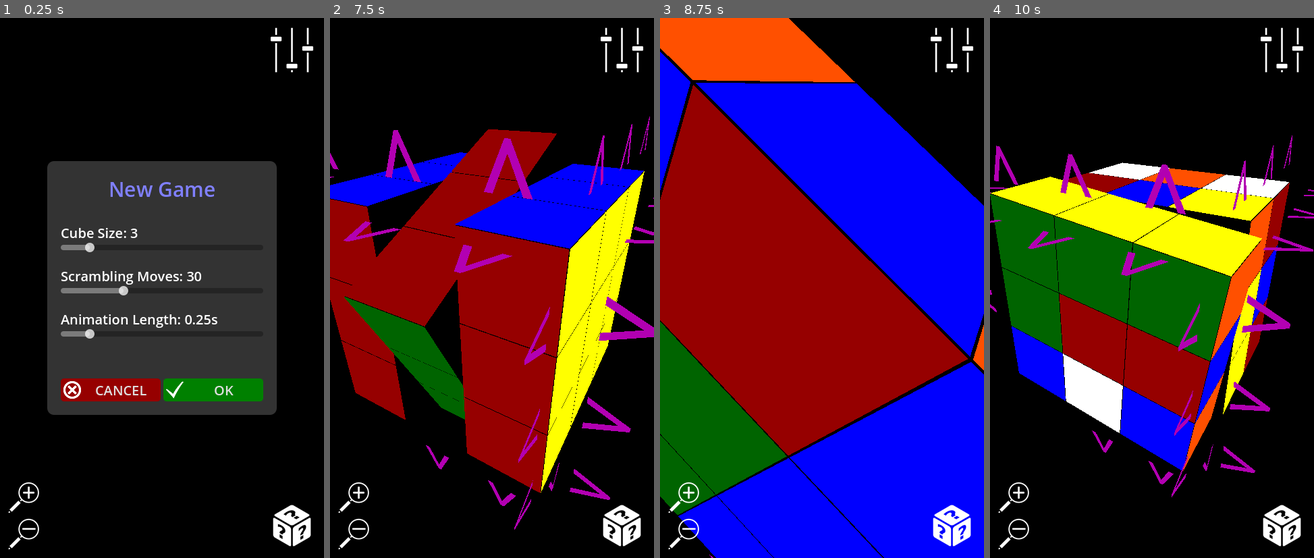
Above: before the commit, frames 1-4 (left to right).
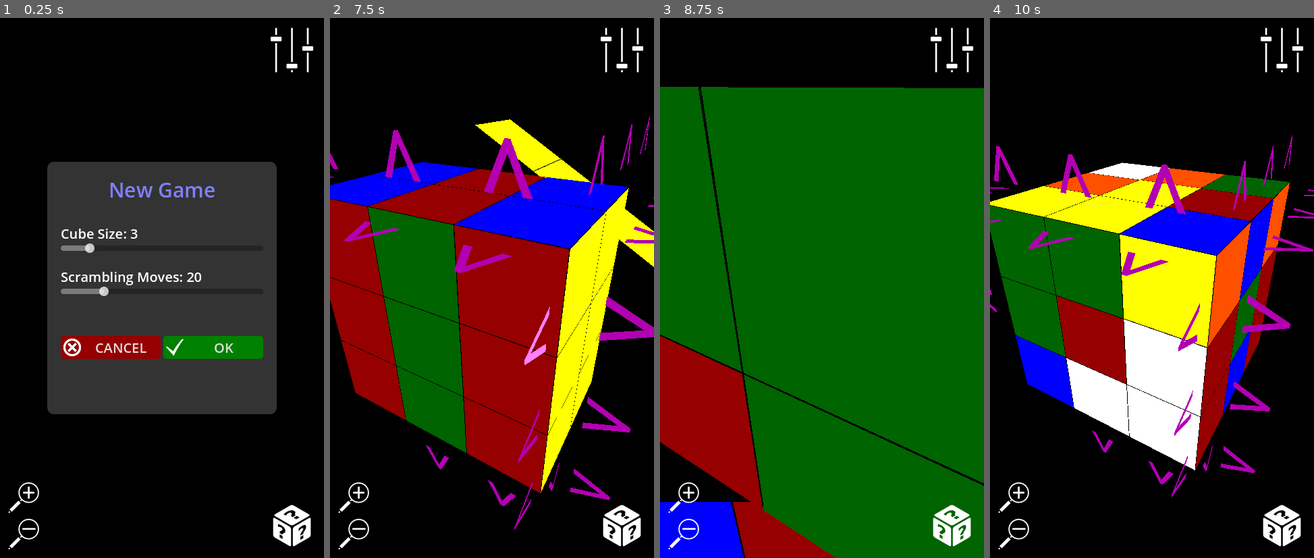
Above: after the commit, the same moments.

Repository: yannprada/n-cube
Game: Godot game, scene res://scenes/game/game.tscn
The game is run twice, just before and just after one commit, with the same random seed, the same clock (stepped at 60 frames per second) and the same inputs.
Inputs (mouse positions are in pixels of both pictures, inside the frame that each line leads up to):
- Up to frame 1 (0.25 s): no input
- Up to frame 2 (7.5 s): click (621, 50) at 0.5 s; click "CANCEL" at 1.25 s; click (621, 525) at 2 s; click (621, 525) at 2.75 s; click (352, 498) at 3.5 s; click (352, 536) at 4.25 s; click (352, 498) at 5 s; click (352, 536) at 5.75 s; click (621, 525) at 6.5 s; click "OK" at 7.25 s
- Up to frame 3 (8.75 s): click (682, 498) at 8 s
- Up to frame 4 (10 s): click (1012, 536) at 8.75 s; move the mouse to (1223, 261) at 9.52 s; tap Mouse wheel down (MWD) at 9.6 s; click (1223, 261) at 9.67 s

The runs differ from the first frame. In frame 1, 6.7% of the frame differs, in the area x 14-86%, y 26-74%; in frame 2, 12%; in frame 3, 90%, in the area x 0-100%, y 0-100%; in frame 4, 21%.

Commit message:
Removed animation length from new game menu. Added config file as Resource and save/load logic

Diff:
--- /dev/null
+++ b/config.gd
@@ -0,0 +1,13 @@
+@export_range(2, 10) var cube_size: int = 3
+@export_range(0, 100) var scrambling_moves: int = 25
+@export_range(0, 2) var animation_length: float = 0.25
+
+
+func _init(c = 3, m = 25, d = 0.25) -> void:
+	cube_size = c
+	scrambling_moves = m
+	animation_length = d
+
+
+func get_scramble_time() -> float:
+	return scrambling_moves * animation_length
--- /dev/null
+++ b/config.tres
@@ -0,0 +1,9 @@
+[gd_resource type="Resource" load_steps=2 format=3]
+
+[ext_resource type="Script" path="res://config.gd" id="1_x30i3"]
+
+[resource]
+script = ExtResource("1_x30i3")
+cube_size = 3
+scrambling_moves = 20
+animation_length = 0.1
--- a/scenes/game/UI/UI.tscn
+++ b/scenes/game/UI/UI.tscn
@@ -1,6 +1,7 @@
-[gd_scene load_steps=23 format=3 uid="uid://vyvu0gq6q5xk"]
+[gd_scene load_steps=24 format=3 uid="uid://vyvu0gq6q5xk"]
 
 [ext_resource type="Script" uid="uid://cyuyfumpe4tkw" path="res://scenes/game/UI/ui.gd" id="1_lj5up"]
+[ext_resource type="Resource" uid="uid://dgyyooy8jevvs" path="res://config.tres" id="2_1p530"]
 [ext_resource type="Texture2D" uid="uid://bgpehx85u4oo2" path="res://assets/shuffle75.png" id="2_wgnrc"]
 [ext_resource type="Texture2D" uid="uid://cnv5ogsw7cl2r" path="res://assets/shuffle75pressed.png" id="3_84lt7"]
 [ext_resource type="Texture2D" uid="uid://boocgkjh3r2wn" path="res://assets/cancel75.png" id="4_2ttv2"]
@@ -89,6 +90,7 @@
 size_flags_vertical = 4
 mouse_filter = 1
 script = ExtResource("1_lj5up")
+config = ExtResource("2_1p530")
 
 [node name="TopRight" type="MarginContainer" parent="."]
 layout_mode = 1
@@ -218,19 +220,6 @@
 value = 30.0
 message = "Scrambling Moves: %.0f"
 
-[node name="HSeparator3" type="HSeparator" parent="NewGamePanel/MarginContainer/VBoxContainer"]
-layout_mode = 2
-theme_override_constants/separation = 40
-theme_override_styles/separator = SubResource("StyleBoxEmpty_lc2xo")
-
-[node name="TweenSlider" parent="NewGamePanel/MarginContainer/VBoxContainer" instance=ExtResource("6_ydonv")]
-unique_name_in_owner = true
-layout_mode = 2
-max_value = 2.0
-step = 0.05
-value = 0.25
-message = "Animation Length: %.2fs"
-
 [node name="HSeparator4" type="HSeparator" parent="NewGamePanel/MarginContainer/VBoxContainer"]
 layout_mode = 2
 theme_override_constants/separation = 50
@@ -302,7 +291,7 @@
 theme_override_constants/separation = 50
 theme_override_styles/separator = SubResource("StyleBoxEmpty_lc2xo")
 
-[node name="TweenSliderOpt" parent="OptionsPanel/MarginContainer/VBoxContainer" instance=ExtResource("6_ydonv")]
+[node name="AnimationLength" parent="OptionsPanel/MarginContainer/VBoxContainer" instance=ExtResource("6_ydonv")]
 unique_name_in_owner = true
 layout_mode = 2
 max_value = 2.0
--- a/scenes/game/UI/ui.gd
+++ b/scenes/game/UI/ui.gd
@@ -1,48 +1,55 @@
 extends Control
 
-var _tween_duration: float = 0.25
+@export var config: Resource
 
 signal new_game(size: int, moves: int)
-signal tween_duration_changed(value: float)
 signal zoom(direction: int)
+
+
+func _ready() -> void:
+	%SizeSlider.value = config.cube_size
+	%ScramblingSlider.value = config.scrambling_moves
+	%AnimationLength.value = config.animation_length
 
 
 # NEW GAME
 func _on_new_game_ok_pressed() -> void:
-	var moves = %ScramblingSlider.value
-	_tween_duration = %TweenSlider.value
-	tween_duration_changed.emit(_tween_duration)
-	new_game.emit(%SizeSlider.value, moves)
+	config.cube_size = %SizeSlider.value
+	config.scrambling_moves = %ScramblingSlider.value
+	ResourceSaver.save(config)
+	new_game.emit(config.cube_size, config.scrambling_moves)
 
 	%NewGamePanel.hide()
 	%NewGame.disabled = true
-	await get_tree().create_timer(moves * _tween_duration).timeout
+	await get_tree().create_timer(config.get_scramble_time()).timeout
 	%NewGame.disabled = false
 
 
 func _on_new_game_cancel_pressed() -> void:
 	%NewGamePanel.hide()
+	%SizeSlider.value = config.cube_size
+	%ScramblingSlider.value = config.scrambling_moves
 
 
 func _on_new_game_pressed() -> void:
 	%OptionsPanel.hide()
-	%TweenSlider.value = _tween_duration
 	%NewGamePanel.visible = not %NewGamePanel.visible
+
 
 # OPTIONS
 func _on_options_ok_pressed() -> void:
 	%OptionsPanel.hide()
-	_tween_duration = %TweenSliderOpt.value
-	tween_duration_changed.emit(_tween_duration)
+	config.animation_length = %AnimationLength.value
+	ResourceSaver.save(config)
 
 
 func _on_options_cancel_pressed() -> void:
 	%OptionsPanel.hide()
+	%AnimationLength.value = config.animation_length
 
 
 func _on_options_pressed() -> void:
 	%NewGamePanel.hide()
-	%TweenSliderOpt.value = _tween_duration
 	%OptionsPanel.visible = not %OptionsPanel.visible
 
 
--- a/scenes/game/game.gd
+++ b/scenes/game/game.gd
@@ -7,9 +7,5 @@
 	%World.scramble(moves)
 
 
-func _on_ui_tween_duration_changed(value: float) -> void:
-	%World.set_tween_duration(value)
-
-
 func _on_ui_zoom(direction: int) -> void:
 	%World.zoom(direction)
--- a/scenes/game/game.tscn
+++ b/scenes/game/game.tscn
@@ -14,5 +14,4 @@
 unique_name_in_owner = true
 
 [connection signal="new_game" from="UI" to="." method="_on_ui_new_game"]
-[connection signal="tween_duration_changed" from="UI" to="." method="_on_ui_tween_duration_changed"]
 [connection signal="zoom" from="UI" to="." method="_on_ui_zoom"]
--- a/scenes/game/world/pivot.gd
+++ b/scenes/game/world/pivot.gd
@@ -1,14 +1,16 @@
 extends Node3D
+
+@export var config: Resource
 
 const ROTATION_ANGLE: float = -PI/2
 
-var tween_duration: float = 0.25
 var previous_angle: float = 0.0
 
 
 func tween_rotate(axis: Vector3) -> Tween:
 	var tween = create_tween()
-	tween.tween_method(_rotate_inner.bind(axis), 0.0, ROTATION_ANGLE, tween_duration)
+	tween.tween_method(_rotate_inner.bind(axis), 0.0, ROTATION_ANGLE,
+			config.animation_length)
 	return tween
 
 
--- a/scenes/game/world/world.gd
+++ b/scenes/game/world/world.gd
@@ -3,10 +3,6 @@
 const AXES = [Vector3.UP, Vector3.DOWN, Vector3.LEFT, Vector3.RIGHT, Vector3.BACK, Vector3.FORWARD]
 
 var exterior_positions: Array[Vector3]
-
-
-func set_tween_duration(tween_duration: float) -> void:
-	%Pivot.tween_duration = tween_duration
 
 
 func zoom(direction: int) -> void:
--- a/scenes/game/world/world.tscn
+++ b/scenes/game/world/world.tscn
@@ -1,9 +1,10 @@
-[gd_scene load_steps=7 format=3 uid="uid://c7w5dv258poe"]
+[gd_scene load_steps=8 format=3 uid="uid://c7w5dv258poe"]
 
 [ext_resource type="Script" uid="uid://cj1moslussd0r" path="res://scenes/game/world/world.gd" id="1_t5ptc"]
 [ext_resource type="Script" uid="uid://bn2v5r1c1fmnu" path="res://scenes/game/world/rubiks_cube.gd" id="2_bq33v"]
 [ext_resource type="Script" uid="uid://bcyvnv4bc2joe" path="res://scenes/game/world/pivot.gd" id="3_j2gmx"]
 [ext_resource type="Script" uid="uid://cvlafvx42vlmu" path="res://scenes/game/world/arrows/arrows.gd" id="4_1yooq"]
+[ext_resource type="Resource" uid="uid://dgyyooy8jevvs" path="res://config.tres" id="4_j2qdb"]
 [ext_resource type="Script" uid="uid://chk6eg4huwbvs" path="res://scenes/game/world/camera_pivot.gd" id="5_gb53w"]
 [ext_resource type="Script" uid="uid://b5yke2pp1xypg" path="res://scenes/game/world/camera.gd" id="6_5qq27"]
 
@@ -20,6 +21,7 @@
 [node name="Pivot" type="Node3D" parent="RubiksCube"]
 unique_name_in_owner = true
 script = ExtResource("3_j2gmx")
+config = ExtResource("4_j2qdb")
 
 [node name="Arrows" type="Node3D" parent="."]
 unique_name_in_owner = true
Not shown, added: config.gd.uid
